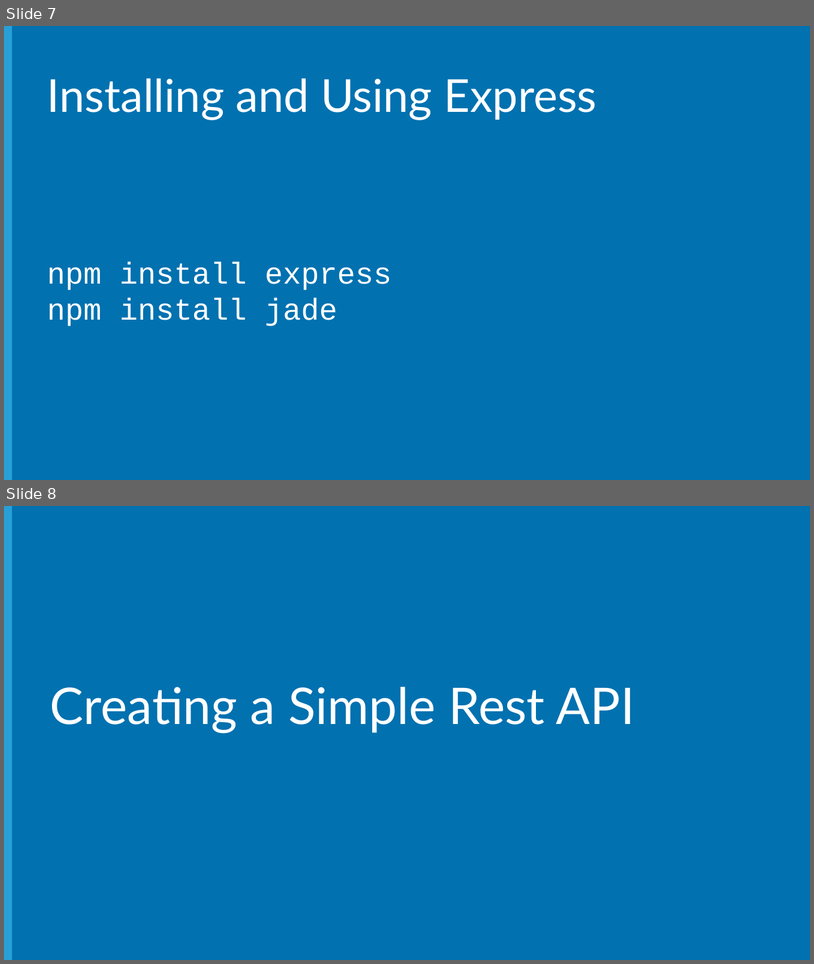
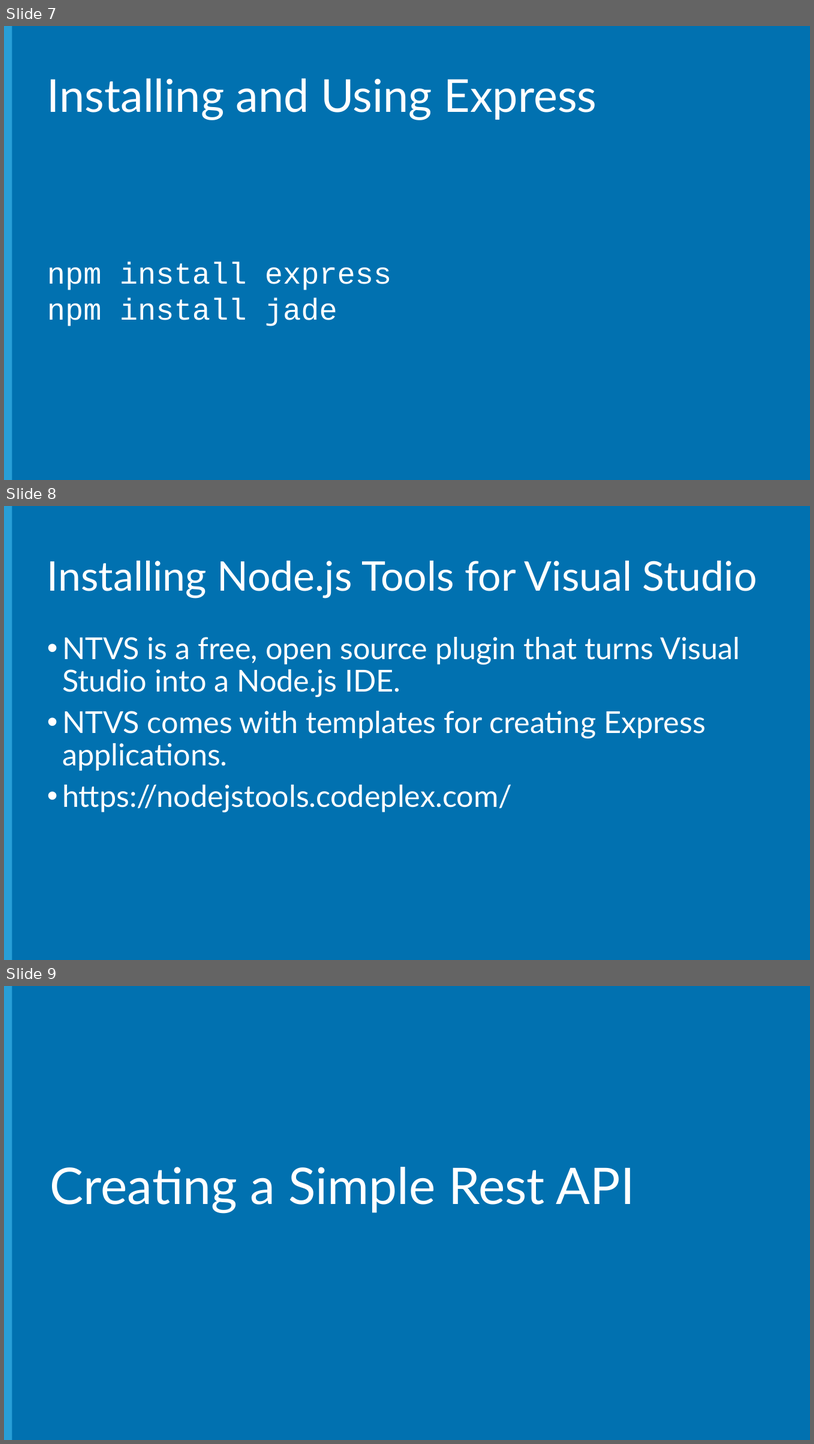
Before and after one commit to Microsoft-Web/NodeCamp, a slide deck: Presentation/IntroToExpress/IntroToExpress.pptx. Shown one above the other, each under a label of ours: slides 7 and 8 before the commit, slides 7, 8 and 9 after it. The pictures are 814x964 and 814x1444 pixels, drawn with LibreOffice and Linux fonts; fonts in the diff are those of the drawing; background and template pictures are left out. Boxes give left, top, right and bottom in pixels: in the first picture for what was removed or moved away, otherwise in the second. Text is boxed around its words. In the diff, an @@ line names an element or a change of style, - is before the commit and + after.

Commit message:
Update steps and add new slides for IntroToNode and IntroToExpress demos and presentations.

```diff
--- a/Presentation/IntroToExpress/IntroToExpress.pptx
+++ b/Presentation/IntroToExpress/IntroToExpress.pptx
@@ slide 8 added at (x1=4, y1=506, x2=810, y2=960), background #0171B0; not listed: 1 template element that a slide beside it also shows @@
@@ title added at (x1=47, y1=561, x2=758, y2=598), 48.6 pt, text #FFFFFF @@
+Installing Node.js Tools for Visual Studio
@@ text added at (x1=62, y1=637, x2=740, y2=812), 36 pt, text #FFFFFF @@
+• NTVS is a free, open source plugin that turns Visual Studio into a Node.js IDE.
+• NTVS comes with templates for creating Express applications.
+• https://nodejstools.codeplex.com/
@@ what was slide 8 is now slide 9 @@
```
Also in this commit, not shown: 2 slides changed, 1 other slide added, 4 other files.
